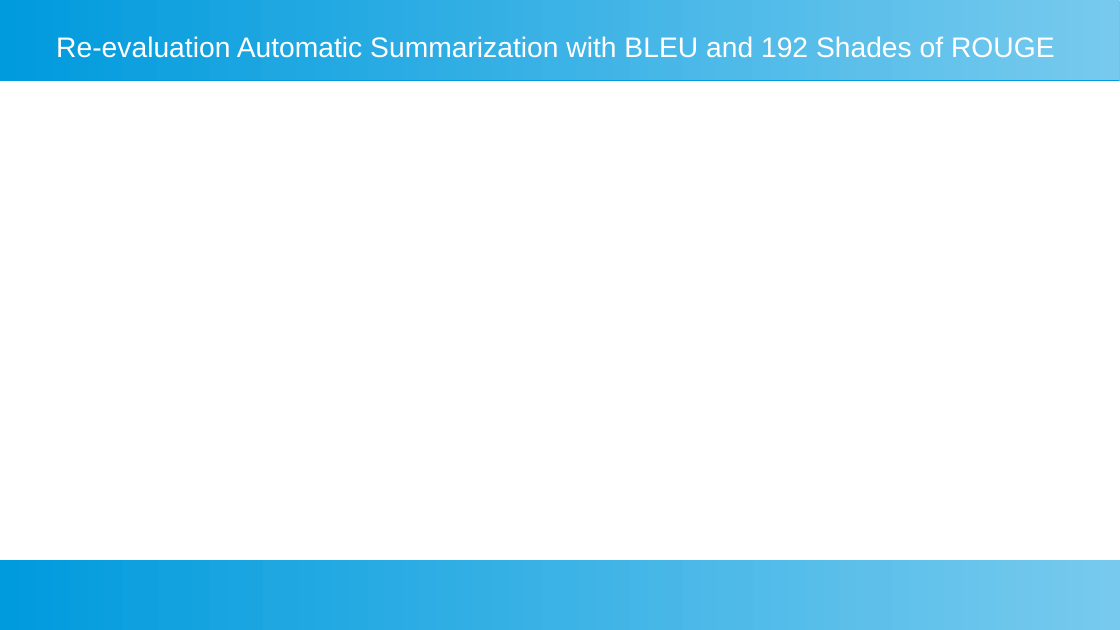
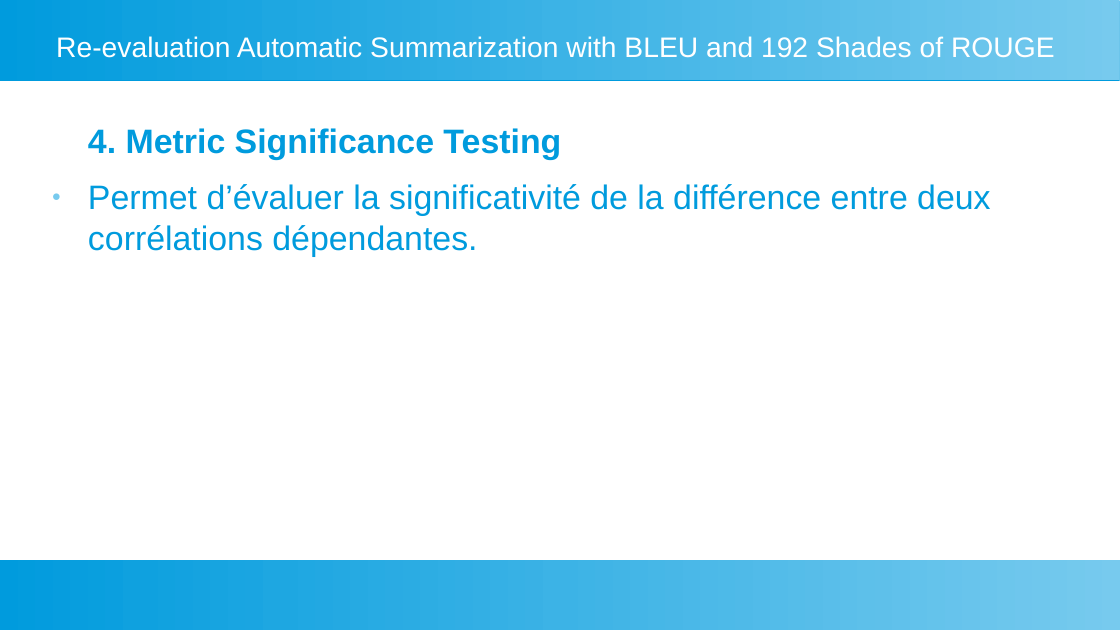
Before and after one commit to fannybachey/stage_2024, a slide deck: slide 9 of presentation/presentation_2.odp (slide 5 before the commit). Drawn at 1120x630 pixels with LibreOffice and Linux fonts; fonts in the diff are those of the drawing. Boxes give left, top, right and bottom in pixels: in the first picture for what was removed or moved away, otherwise in the second. Text is boxed around its words. In the diff, an @@ line names an element or a change of style, - is before the commit and + after.

```diff
--- a/presentation/presentation_2.odp
+++ b/presentation/presentation_2.odp
@@ text added at bbox=[88, 128, 990, 256], 24 pt, text #009BDD @@
+4. Metric Significance Testing
+● Permet d’évaluer la significativité de la différence entre deux corrélations dépendantes.
```
Also in this commit, not shown: 6 slides added, 4 other files.
